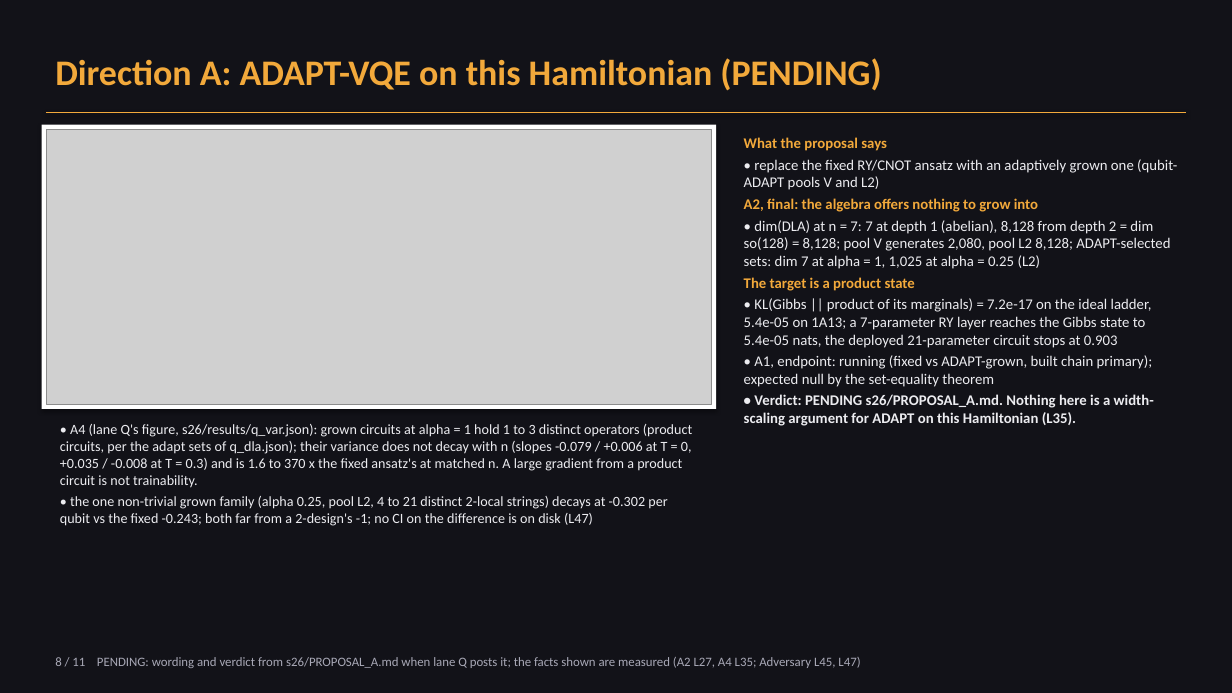
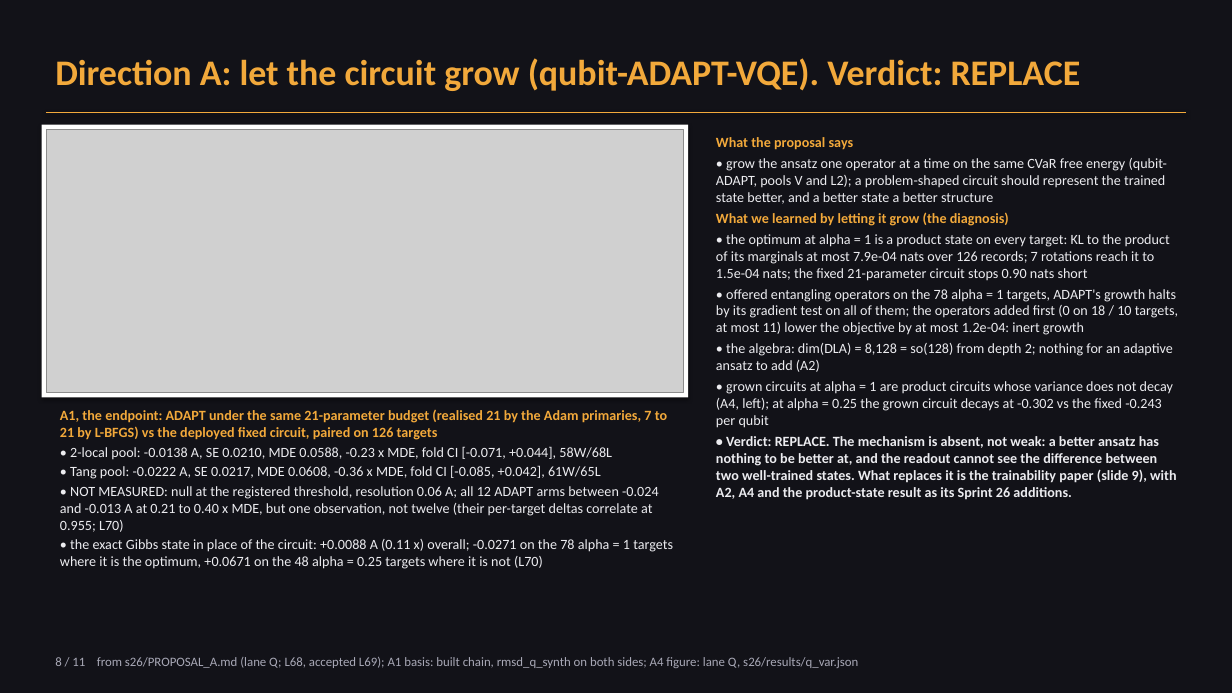
Before and after one commit to abe-narayan/cvar-vqe-protein-folding-v3, a slide deck: slide 8 of vqe_research_overview.pptx. Drawn at 1232x693 pixels with LibreOffice and Linux fonts; fonts in the diff are those of the drawing; grey boxes stand for pictures. Boxes give left, top, right and bottom in pixels: in the first picture for what was removed or moved away, otherwise in the second. Text is boxed around its words. In the diff, an @@ line names an element or a change of style, - is before the commit and + after.

```diff
--- a/vqe_research_overview.pptx
+++ b/vqe_research_overview.pptx
@@ text at [55, 58, 1081, 91]: text changed @@
-Direction A: ADAPT-VQE on this Hamiltonian (PENDING)
+Direction A: let the circuit grow (qubit-ADAPT-VQE). Verdict: REPLACE
@@ rectangle: place and size @@
-rectangle at [42, 125, 716, 409]
+rectangle at [42, 125, 689, 397]
@@ picture: place and size @@
-picture at [46, 129, 712, 405]
+picture at [46, 129, 684, 393]
@@ text "What the proposal says": place and size @@
-text "What the proposal says" at [744, 137, 1177, 426]
+text "What the proposal says" at [716, 137, 1178, 500]
@@ text at [716, 137, 854, 150]: size 11.5 to 11 pt in "What the proposal says" @@
@@ text at [716, 158, 1178, 500]: text changed; size 11.5 to 11 pt @@
-• replace the fixed RY/CNOT ansatz with an adaptively grown one (qubit-ADAPT pools V and L2)
-A2, final: the algebra offers nothing to grow into
-• dim(DLA) at n = 7: 7 at depth 1 (abelian), 8,128 from depth 2 = dim so(128) = 8,128; pool V generates 2,080, pool L2 8,128; ADAPT-selected sets: dim 7 at alpha = 1, 1,025 at alpha = 0.25 (L2)
-The target is a product state
-• KL(Gibbs || product of its marginals) = 7.2e-17 on the ideal ladder, 5.4e-05 on 1A13; a 7-parameter RY layer reaches the Gibbs state to 5.4e-05 nats, the deployed 21-parameter circuit stops at 0.903
-• A1, endpoint: running (fixed vs ADAPT-grown, built chain primary); expected null by the set-equality theorem
-• Verdict: PENDING s26/PROPOSAL_A.md. Nothing here is a width-scaling argument for ADAPT on this Hamiltonian (L35).
+• grow the ansatz one operator at a time on the same CVaR free energy (qubit-ADAPT, pools V and L2); a problem-shaped circuit should represent the trained state better, and a better state a better structure
+What we learned by letting it grow (the diagnosis)
+• the optimum at alpha = 1 is a product state on every target: KL to the product of its marginals at most 7.9e-04 nats over 126 records; 7 rotations reach it to 1.5e-04 nats; the fixed 21-parameter circuit stops 0.90 nats short
+• offered entangling operators on the 78 alpha = 1 targets, ADAPT's growth halts by its gradient test on all of them; the operators added first (0 on 18 / 10 targets, at most 11) lower the objective by at most 1.2e-04: inert growth
+• the algebra: dim(DLA) = 8,128 = so(128) from depth 2; nothing for an adaptive ansatz to add (A2)
+• grown circuits at alpha = 1 are product circuits whose variance does not decay (A4, left); at alpha = 0.25 the grown circuit decays at -0.302 vs the fixed -0.243 per qubit
+• Verdict: REPLACE. The mechanism is absent, not weak: a better ansatz has nothing to be better at, and the readout cannot see the difference between two well-trained states. What replaces it is the trainability paper (slide 9), with A2, A4 and the product-state result as its Sprint 26 additions.
@@ text at [60, 410, 673, 569]: text changed @@
-• A4 (lane Q's figure, s26/results/q_var.json): grown circuits at alpha = 1 hold 1 to 3 distinct operators (product circuits, per the adapt sets of q_dla.json); their variance does not decay with n (slopes -0.079 / +0.006 at T = 0, +0.035 / -0.008 at T = 0.3) and is 1.6 to 370 x the fixed ansatz's at matched n. A large gradient from a product circuit is not trainability.
-• the one non-trivial grown family (alpha 0.25, pool L2, 4 to 21 distinct 2-local strings) decays at -0.302 per qubit vs the fixed -0.243; both far from a 2-design's -1; no CI on the difference is on disk (L47)
+A1, the endpoint: ADAPT under the same 21-parameter budget (realised 21 by the Adam primaries, 7 to 21 by L-BFGS) vs the deployed fixed circuit, paired on 126 targets
+• 2-local pool: -0.0138 A, SE 0.0210, MDE 0.0588, -0.23 x MDE, fold CI [-0.071, +0.044], 58W/68L
+• Tang pool: -0.0222 A, SE 0.0217, MDE 0.0608, -0.36 x MDE, fold CI [-0.085, +0.042], 61W/65L
+• NOT MEASURED: null at the registered threshold, resolution 0.06 A; all 12 ADAPT arms between -0.024 and -0.013 A at 0.21 to 0.40 x MDE, but one observation, not twelve (their per-target deltas correlate at 0.955; L70)
+• the exact Gibbs state in place of the circuit: +0.0088 A (0.11 x) overall; -0.0271 on the 78 alpha = 1 targets where it is the optimum, +0.0671 on the 48 alpha = 0.25 targets where it is not (L70)
@@ text at [55, 657, 858, 668]: text changed @@
-8 / 11 PENDING: wording and verdict from s26/PROPOSAL_A.md when lane Q posts it; the facts shown are measured (A2 L27, A4 L35; Adversary L45, L47)
+8 / 11 from s26/PROPOSAL_A.md (lane Q; L68, accepted L69); A1 basis: built chain, rmsd_q_synth on both sides; A4 figure: lane Q, s26/results/q_var.json
```
Also in this commit, not shown: 1 other slide changed, 12 other files.
